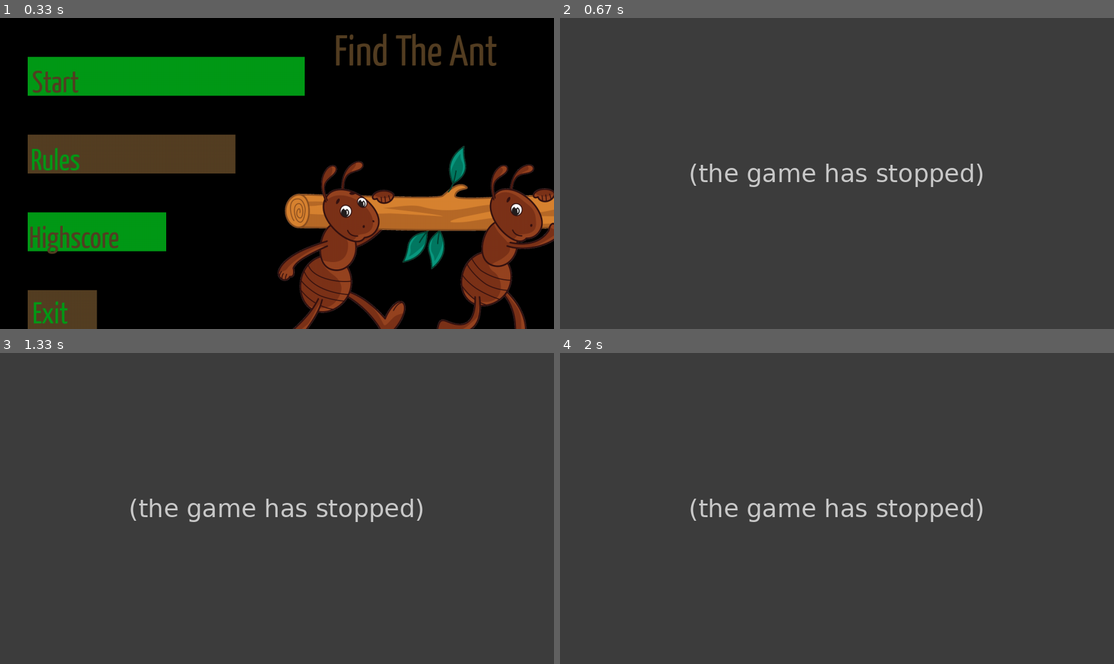
Above: before the commit, frames 1-4 (two rows, left to right).
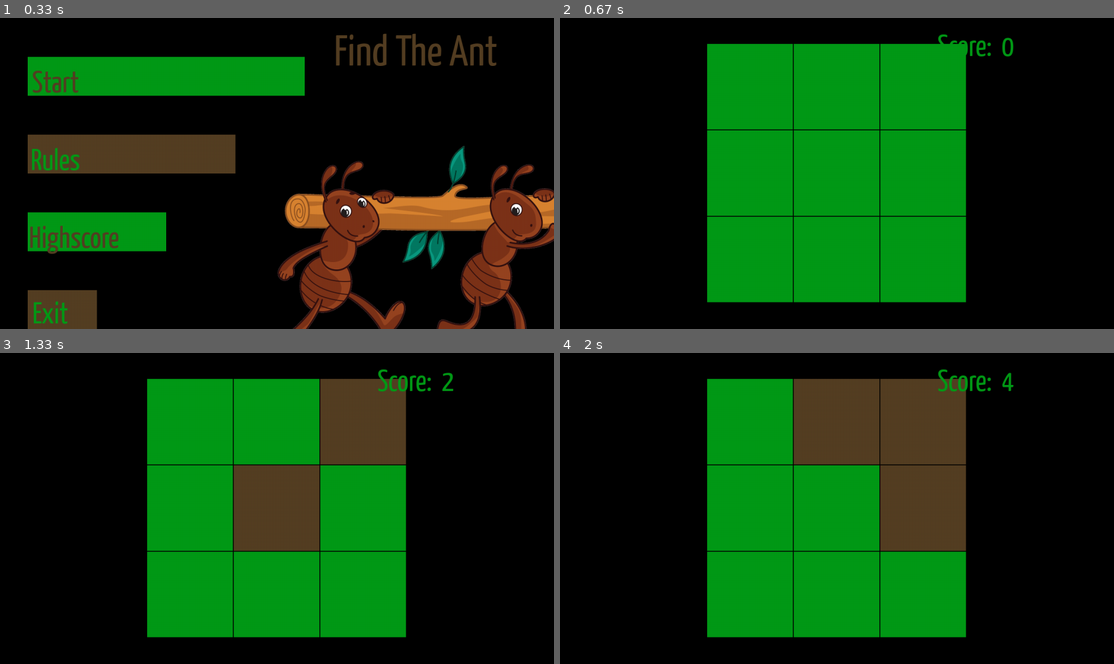
Above: after the commit, the same moments.

Repository: hs18582/Find-The-Ant
Game: pygame game, started from FindTheAnt.py
The game is run twice, just before and just after one commit, with the same random seed, the same clock (stepped at 60 frames per second) and the same inputs.
Inputs (mouse positions are in pixels of both pictures, inside the frame that each line leads up to):
- Up to frame 1 (0.33 s): no input
- Up to frame 2 (0.67 s): click "Start" at 0.38 s
- Up to frame 3 (1.33 s): click (277, 530) at 0.72 s; click (360, 399) at 1.05 s
- Up to frame 4 (2 s): click (903, 536) at 1.38 s; click (848, 402) at 1.72 s

Frame 1 is identical in both runs. In frame 2, 100% of the frame differs, in the area x 0-100%, y 0-100%; in frame 3, 100%; in frame 4, 100%.
Error before the commit: AttributeError: 'Init' object has no attribute 'width' (FindTheAnt.py line 114); the game stopped at 0.38 s (later frames are placeholders)

Commit message:
Creating a Winner and Loser function, and adding the timer for ending game

Diff:
--- a/FindTheAnt.py
+++ b/FindTheAnt.py
@@ -10,6 +10,8 @@
         self.running = True
         self.mainClock = pygame.time.Clock()
         self.colour = []
+        self.width = 600
+        self.height = 600
         self.antLocation = []
         self.antFound = False
         self.queueLocation = [[None for j in range(3)] for i in range(3)]
@@ -40,6 +42,12 @@
         mx, my = pygame.mouse.get_pos()
         list_buttons = Grid()
         count = 0
+        start_ticks = pygame.time.get_ticks()
+
+        seconds = (pygame.time.get_ticks() - start_ticks) / 1000  # calculate how many seconds
+        if seconds > 180:  # if more than 10 seconds close the game
+            pygame.display.update()
+            Loser()
 
         Tscore = len(Init.scoreList)
         writeText("Score:  " + str(Tscore), fontSmall, green, Init.screen, 3 * Init.screen.get_width() / 4,
